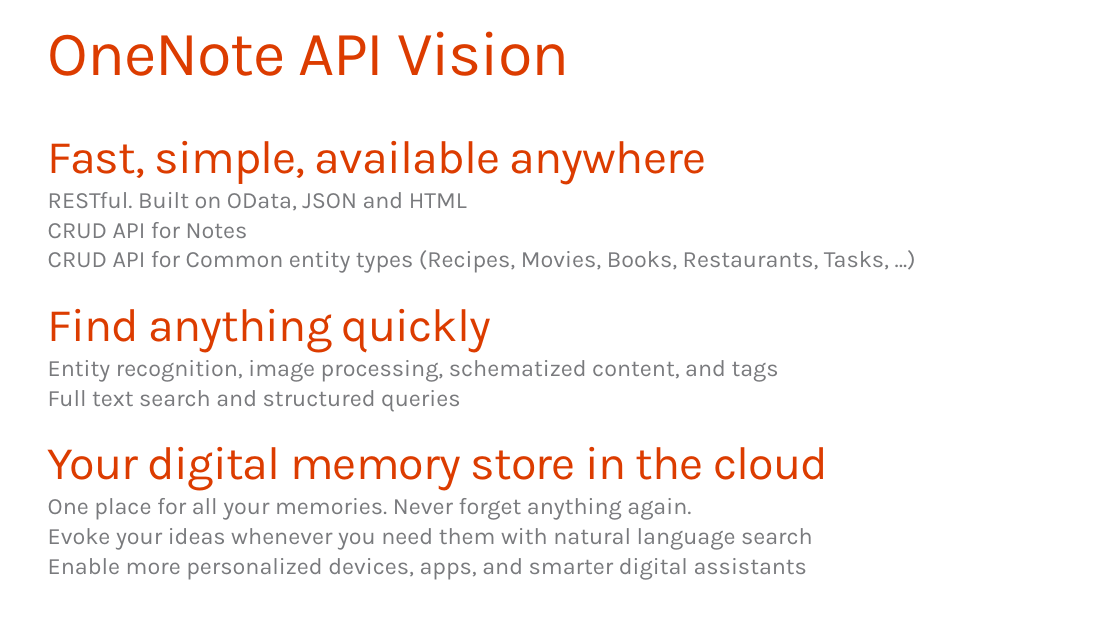
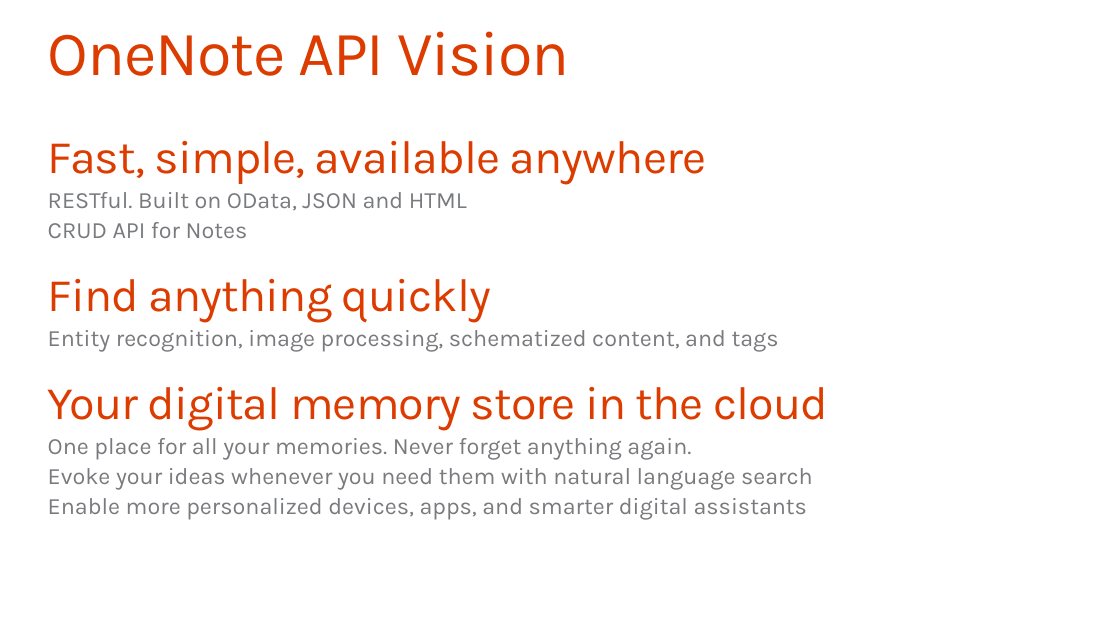
Before and after one commit to OfficeDev/TrainingContent, a slide deck: slide 7 of O3653-7 Deep Dive into the Office 365 APIs for OneNote services/O3653-7 Deep Dive into the Office 365 APIs for OneNote services.pptx. Drawn at 1120x630 pixels with LibreOffice and Linux fonts; fonts in the diff are those of the drawing; background and template pictures are left out. Boxes give left, top, right and bottom in pixels: in the first picture for what was removed or moved away, otherwise in the second. Text is boxed around its words. In the diff, an @@ line names an element or a change of style, - is before the commit and + after.

```diff
--- a/O3653-7 Deep Dive into the Office 365 APIs for OneNote services/O3653-7 Deep Dive into the Office 365 APIs for OneNote services.pptx
+++ b/O3653-7 Deep Dive into the Office 365 APIs for OneNote services/O3653-7 Deep Dive into the Office 365 APIs for OneNote services.pptx
@@ text at [48, 250, 889, 273]: paragraph removed @@
-  CRUD API for Common entity types (Recipes, Movies, Books, Restaurants, Tasks, …)
@@ text at [48, 390, 460, 411]: paragraph removed @@
-  Full text search and structured queries
```
Also in this commit, not shown: 6 other slides changed, 1 slide added.
